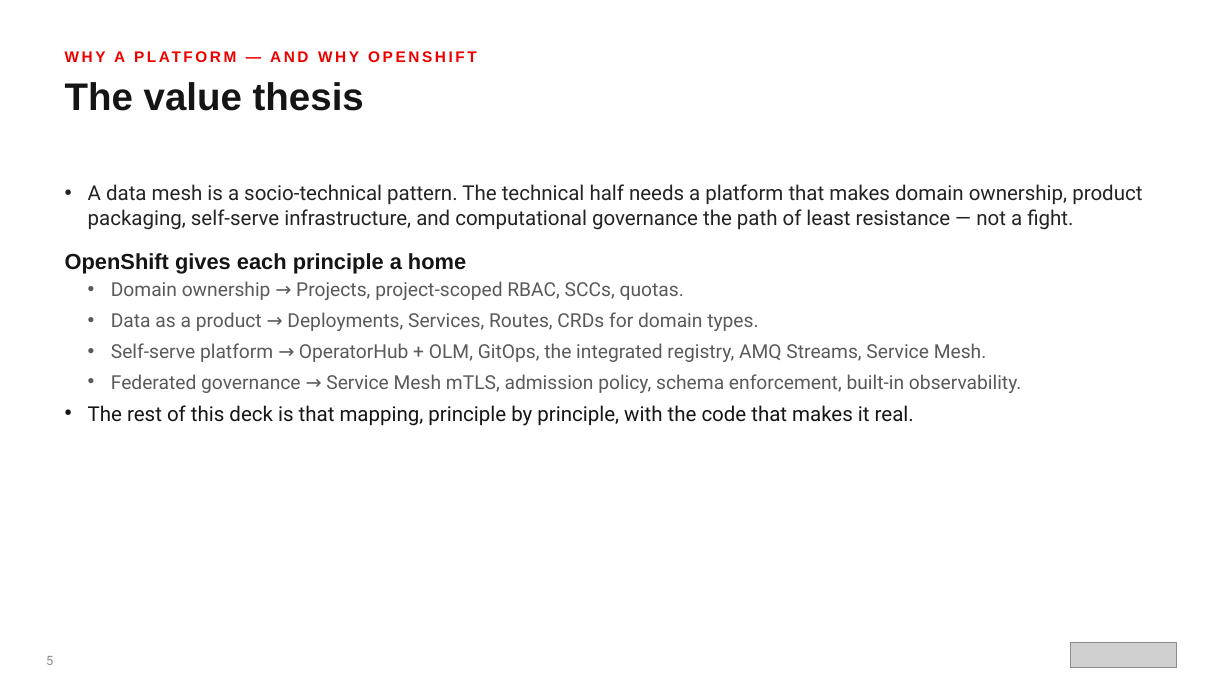
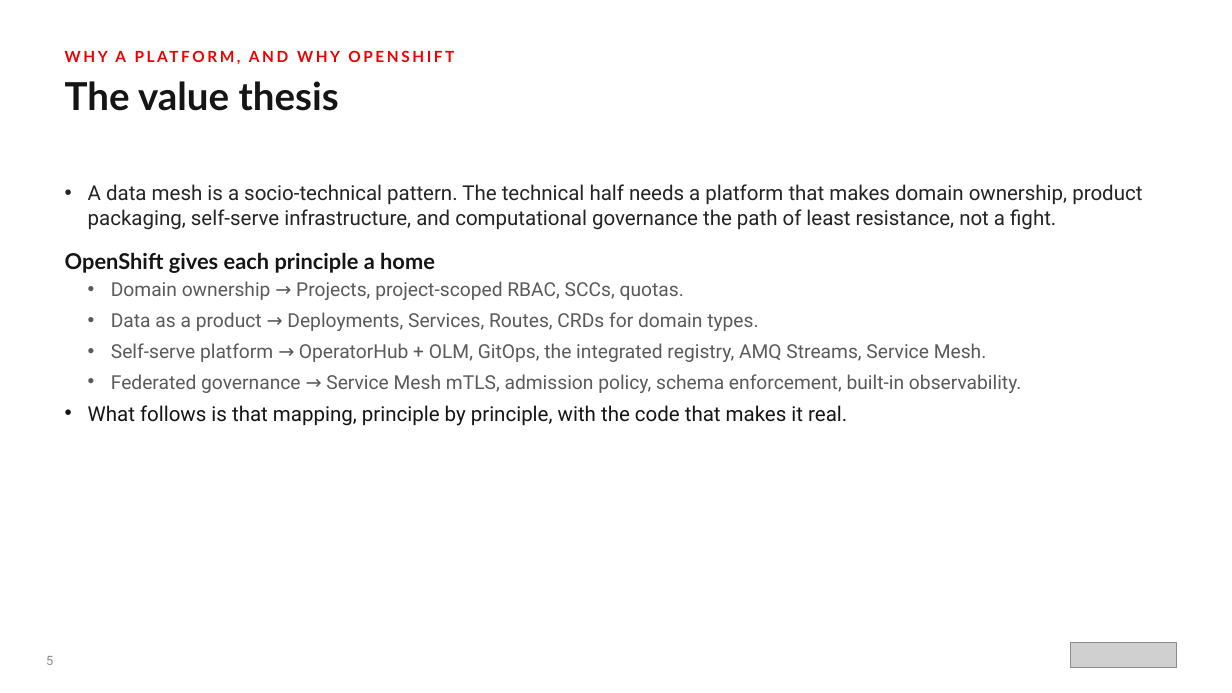
Before and after one commit to patterncatalyst/datamesh-reference-arch-python, a slide deck: slide 6 of presentation/data-mesh-openshift/Data_Mesh_on_OpenShift.pptx. Drawn at 1232x693 pixels with LibreOffice and Linux fonts; fonts in the diff are those of the drawing; grey boxes stand for pictures. Boxes give left, top, right and bottom in pixels: in the first picture for what was removed or moved away, otherwise in the second. Text is boxed around its words. In the diff, an @@ line names an element or a change of style, - is before the commit and + after.

Commit message:
docs(deck): voice + Red Hat Display pass on the data-mesh decks (#22)
* docs(deck): professional-voice pass on the data-mesh decks

Remove em dashes, chapter/section cross-references, and ban-tier verbal
tics (deliberately, earns its place, load-bearing, worth noticing, honest,
on purpose, not a toy, rest of this deck) from The Data Mesh 101 and
Data Mesh on OpenShift pptxgenjs sources, then rebuild both decks.

* docs(deck): Red Hat Display titles on the data-mesh decks

Replace the Overpass SemiBold heading font token with Red Hat Display in
both pptxgenjs sources (The Data Mesh 101, Data Mesh on OpenShift) and
rebuild; body (Red Hat Text) and code (Red Hat Mono) fonts are unchanged.

```diff
--- a/presentation/data-mesh-openshift/Data_Mesh_on_OpenShift.pptx
+++ b/presentation/data-mesh-openshift/Data_Mesh_on_OpenShift.pptx
@@ text "The value thesis" at (65,81,339,111): font Arial to Lato @@
@@ text at (65,184,783,273): text changed; font Arial to Lato @@
-WHY A PLATFORM — AND WHY OPENSHIFT
+WHY A PLATFORM, AND WHY OPENSHIFT
@@ text at (88,184,1142,230): text changed @@
-• A data mesh is a socio-technical pattern. The technical half needs a platform that makes domain ownership, product packaging, self-serve infrastructure, and computational governance the path of least resistance — not a fight.
+• A data mesh is a socio-technical pattern. The technical half needs a platform that makes domain ownership, product packaging, self-serve infrastructure, and computational governance the path of least resistance, not a fight.
@@ text at (169,252,435,273): font Arial to Lato in "OpenShift gives each principle a home" @@
@@ text at (88,405,847,426): text changed @@
-• The rest of this deck is that mapping, principle by principle, with the code that makes it real.
+• What follows is that mapping, principle by principle, with the code that makes it real.
```
Also in this commit, not shown: 61 other slides changed, 4 other files.
